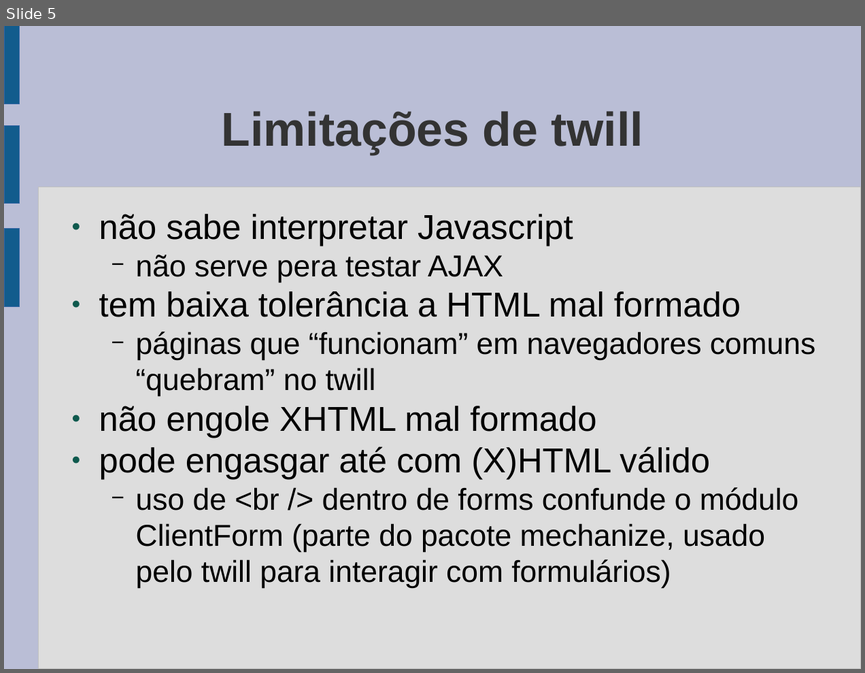
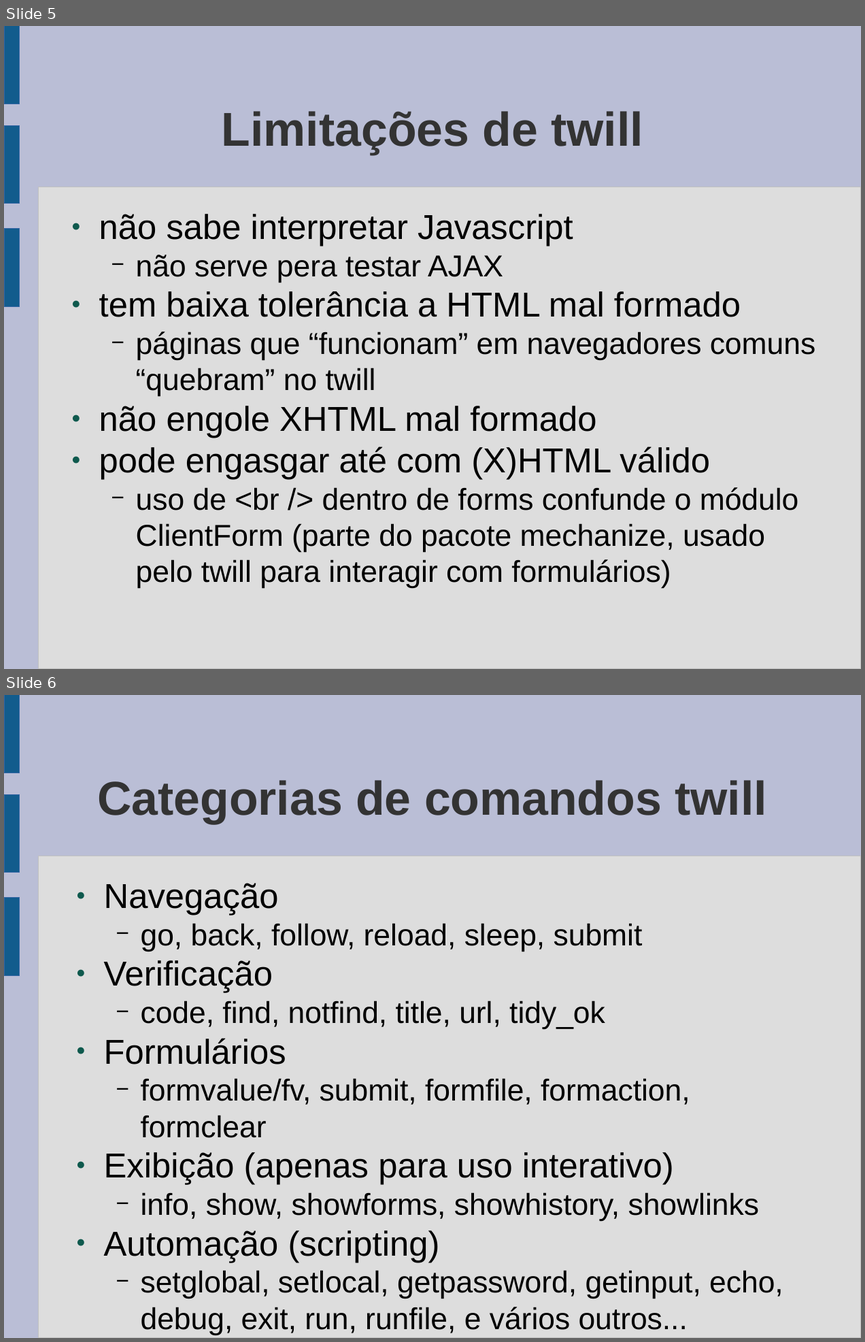
Before and after one commit to cesargusto/propython, a slide deck: www/twill/testes-com-twill.odp. Shown one above the other, each under a label of ours: slide 5 before the commit, slides 5 and 6 after it. The pictures are 865x673 and 865x1342 pixels, drawn with LibreOffice and Linux fonts; fonts in the diff are those of the drawing. Boxes give left, top, right and bottom in pixels: in the first picture for what was removed or moved away, otherwise in the second. Text is boxed around its words. In the diff, an @@ line names an element or a change of style, - is before the commit and + after.

```diff
--- a/www/twill/testes-com-twill.odp
+++ b/www/twill/testes-com-twill.odp
@@ slide 6 added at <box>4,695,861,1338</box>, background #BABED6; not listed: 4 template elements that a slide beside it also shows @@
@@ title added at <box>97,780,767,824</box>, 44 pt, text #333333, bold @@
+Categorias de comandos twill
@@ text added at <box>104,883,783,1335</box>, 28 pt, text #000000 @@
+● Navegação
+  − go, back, follow, reload, sleep, submit
+● Verificação
+  − code, find, notfind, title, url, tidy_ok
+● Formulários
+  − formvalue/fv, submit, formfile, formaction, formclear
+● Exibição (apenas para uso interativo)
+  − info, show, showforms, showhistory, showlinks
+● Automação (scripting)
+  − setglobal, setlocal, getpassword, getinput, echo, debug, exit, run, runfile, e vários outros...
```
Also in this commit, not shown: 1 other slide added, 1 slide removed, 10 other files.
